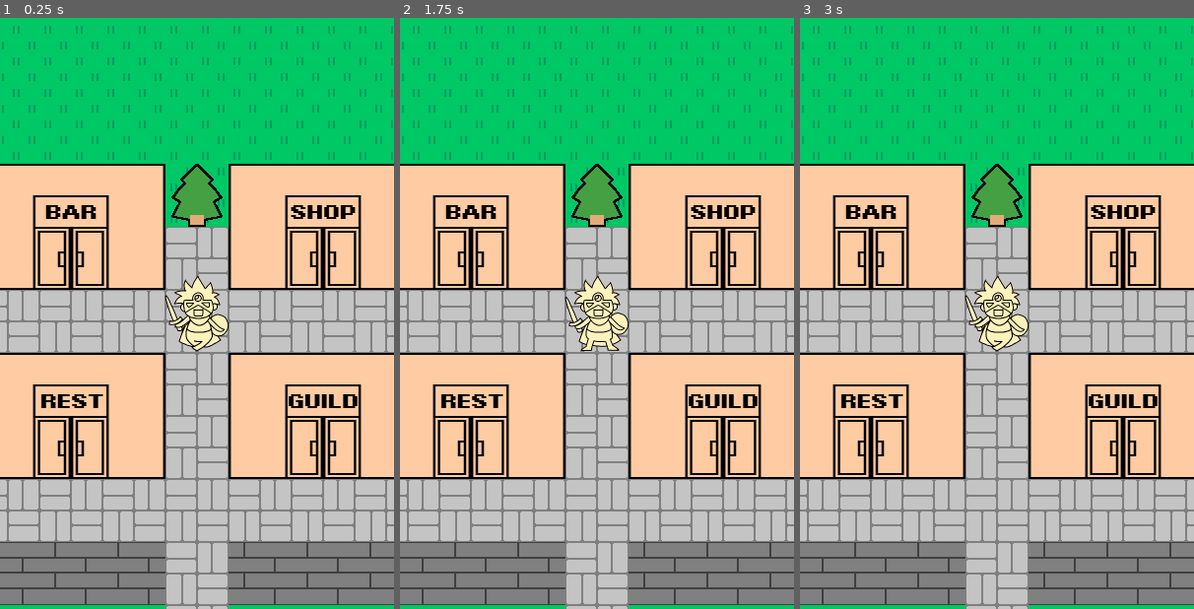
Above: before the commit, frames 1-3 (left to right).
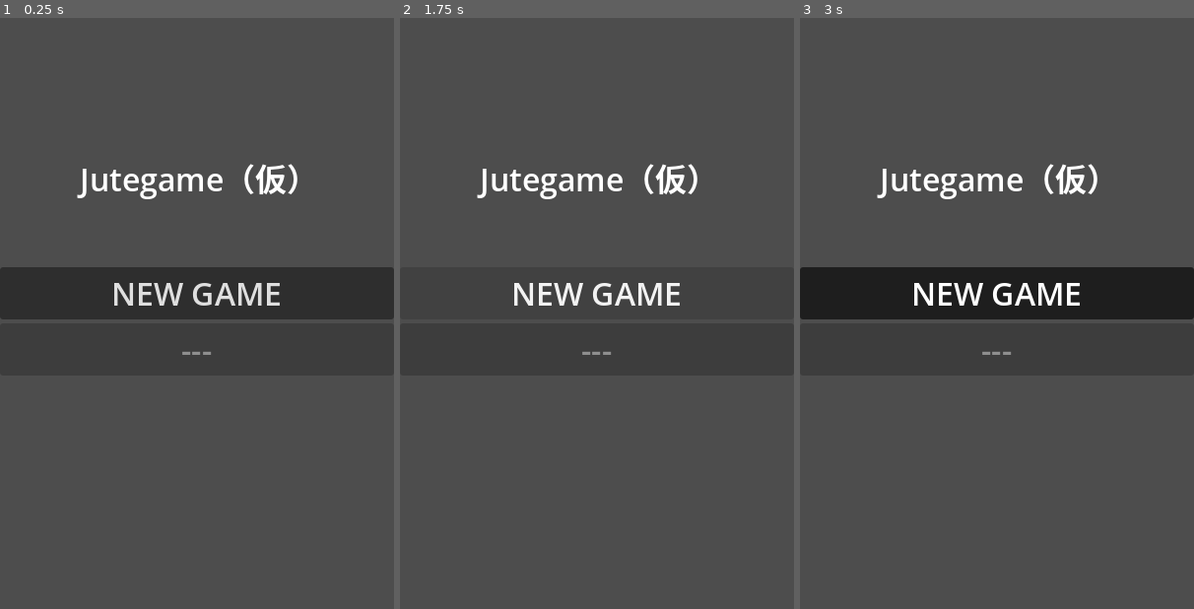
Above: after the commit, the same moments.

Repository: allgorilla/jutegame
Game: Godot game, scene res://scenes/TitleScene.tscn
The game is run twice, just before and just after one commit, with the same random seed, the same clock (stepped at 60 frames per second) and the same inputs. Before the commit the project starts from res://scenes/MainMap.tscn.
Inputs (mouse positions are in pixels of both pictures, inside the frame that each line leads up to):
- Up to frame 1 (0.25 s): no input
- Up to frame 2 (1.75 s): click (597, 295) at 0.5 s, where only the run after the commit has a clickable "NEW GAME"; click (597, 295) at 1.25 s, where only the run after the commit has a clickable "NEW GAME"
- Up to frame 3 (3 s): click (997, 295) at 2 s, where only the run after the commit has a clickable "NEW GAME"; move the mouse to (1083, 283) at 2.77 s; click (1083, 283) at 2.92 s

The runs differ from the first frame. In frame 1, 98% of the frame differs, in the area x 0-100%, y 0-100%; in frame 2, 99%; in frame 3, 98%.

Commit message:
キャラクター登録のテスト

Diff:
--- a/project.godot
+++ b/project.godot
@@ -11,7 +11,7 @@
 [application]
 
 config/name="jutegame"
-run/main_scene="uid://chtjy6nt6ep1"
+run/main_scene="uid://dmh7w3ctr0he7"
 config/features=PackedStringArray("4.6", "GL Compatibility")
 config/icon="res://icon.svg"
 
--- /dev/null
+++ b/scenes/TitleScene.tscn
@@ -0,0 +1,51 @@
+[gd_scene format=3 uid="uid://dmh7w3ctr0he7"]
+
+[ext_resource type="Script" uid="uid://b1n6eb5ku0v2s" path="res://scripts/TitleScene.gd" id="1_lx1li"]
+
+[node name="TitleScene" type="Control" unique_id=1891642211]
+layout_mode = 3
+anchors_preset = 15
+anchor_right = 1.0
+anchor_bottom = 1.0
+grow_horizontal = 2
+grow_vertical = 2
+script = ExtResource("1_lx1li")
+
+[node name="Background" type="TextureRect" parent="." unique_id=768896069]
+layout_mode = 1
+anchors_preset = 15
+anchor_right = 1.0
+anchor_bottom = 1.0
+grow_horizontal = 2
+grow_vertical = 2
+
+[node name="VBoxContainer" type="VBoxContainer" parent="." unique_id=983279286]
+layout_mode = 1
+anchors_preset = 15
+anchor_right = 1.0
+anchor_bottom = 1.0
+offset_top = 253.0
+offset_bottom = -231.0
+grow_horizontal = 2
+grow_vertical = 2
+
+[node name="NewGameButton" type="Button" parent="VBoxContainer" unique_id=511181008]
+layout_mode = 2
+theme_override_font_sizes/font_size = 32
+text = "NEW GAME"
+
+[node name="ContinueButton" type="Button" parent="VBoxContainer" unique_id=686319031]
+layout_mode = 2
+theme_override_font_sizes/font_size = 32
+text = "CONTINUE"
+
+[node name="MessageLabel" type="Label" parent="." unique_id=1068383628]
+layout_mode = 0
+offset_left = 81.0
+offset_top = 138.0
+offset_right = 317.0
+offset_bottom = 186.0
+theme_override_font_sizes/font_size = 32
+text = "Jutegame（仮）"
+
+[connection signal="pressed" from="VBoxContainer/NewGameButton" to="." method="_on_new_game_button_pressed"]
--- a/scripts/NetworkManager.gd
+++ b/scripts/NetworkManager.gd
@@ -1,42 +1,90 @@
+# NetworkManager.gd
 extends Node
 
-# FirebaseのURL（末尾の /players/ までは共通）
-const BASE_URL = "https://jutegame-4ea50-default-rtdb.firebaseio.com/players/"
-
-# 通信用のノードを動的に作成
+const DB_URL = "https://jutegame-4ea50-default-rtdb.firebaseio.com/"
 var http_request: HTTPRequest
 
+# 通信状態を管理
+enum State { IDLE, FETCHING_NEXT_ID, REGISTERING_PLAYER, UPDATING_NEXT_ID }
+var current_state = State.IDLE
+var pending_char_name = ""
+
 func _ready():
-	# HTTPRequestノードを自分自身に追加
 	http_request = HTTPRequest.new()
 	add_child(http_request)
-	# 通信が終わった時に呼ばれる関数を接続
 	http_request.request_completed.connect(_on_request_completed)
 
-# セーブ実行関数（王様のセーブ処理からこれを呼ぶ）
-func save_player_data(char_name: String, cost: int, atk: int, intell: int, pw: String):
-	# URLを組み立て（名前.json にするのがFirebaseのルール）
-	var url = BASE_URL + char_name.uri_encode() + ".json"
+# NEW GAMEから呼ばれる入り口
+func request_new_game(user_name: String):
+	pending_char_name = user_name
+	current_state = State.FETCHING_NEXT_ID
 
-	# 送信するデータを辞書形式で作成
-	var data = {
-		"password": pw,
-		"cost": cost,
-		"atk": atk,
-		"int": intell
-	}
+	# まずは次に使うべきIDを取得しにいく
+	var url = DB_URL + "metadata/next_id.json"
+	http_request.request(url, [], HTTPClient.METHOD_GET)
 
-	var json_data = JSON.stringify(data)
+func _on_request_completed(_result, response_code, _headers, body):
+	if response_code != 200 and response_code != 201:
+		print("通信エラー:", response_code)
+		return
+
+	match current_state:
+		State.FETCHING_NEXT_ID:
+			var next_id = body.get_string_from_utf8().to_int()
+			if next_id == 0: next_id = 1001
+			_register_new_player(next_id)
+
+		State.REGISTERING_PLAYER:
+			print("1. プレイヤー登録完了。次にIDを更新します...")
+			# ここで次のIDを保存している変数を参照して更新処理へ
+			_update_next_id()
+
+		State.UPDATING_NEXT_ID:
+			print("★2. 全ての登録＆ID更新が完了しました！")
+			current_state = State.IDLE
+
+func _update_next_id():
+	current_state = State.UPDATING_NEXT_ID
+
+	# ローカルファイルから現在のIDを読み取る
+	var file = FileAccess.open("user://save_data.json", FileAccess.READ)
+	var json = JSON.parse_string(file.get_as_text())
+	var next_val = int(json["my_id"]) + 1
+
+	var url = DB_URL + "metadata/next_id.json"
+
+	# 【重要】JSON.stringify() を使って、確実に「数値」としてシリアライズする
+	var json_data = JSON.stringify(next_val)
+
+	# ヘッダーにContent-Typeを指定（念のため）
 	var headers = ["Content-Type: application/json"]
 
-	print("サーバーへ送信中...: ", char_name)
-	# PUTメソッドでデータを送信（上書き保存）
+	print("サーバーのnext_idを更新中... 値:", next_val)
 	http_request.request(url, headers, HTTPClient.METHOD_PUT, json_data)
 
-# 通信結果の受け取り
-func _on_request_completed(result, response_code, headers, body):
-	if response_code == 200:
-		print("★サーバー保存に成功しました！")
-	else:
-		var response = body.get_string_from_utf8()
-		print("エラー発生！ コード:", response_code, " 内容:", response)
+# 実際にIDを割り当てて登録する内部関数
+func _register_new_player(new_id: int):
+	current_state = State.REGISTERING_PLAYER
+
+	# 1. プレイヤーデータの保存
+	var player_url = DB_URL + "players/" + str(new_id) + ".json"
+	var player_data = {
+		"name": pending_char_name,
+		"atk": 10, "int": 10, "cost": 0 # 初期ステータス
+	}
+	http_request.request(player_url, [], HTTPClient.METHOD_PUT, JSON.stringify(player_data))
+
+	# 2. 次のIDを更新（本来は別々に送るか、Firebaseの特殊命令を使います）
+	var next_id_url = DB_URL + "metadata/next_id.json"
+	var next_id_req = HTTPRequest.new() # 重複を避けるため別のノードで送信
+	add_child(next_id_req)
+	next_id_req.request(next_id_url, [], HTTPClient.METHOD_PUT, str(new_id + 1))
+
+	# 3. ローカルにIDを保存
+	_save_id_locally(new_id)
+
+func _save_id_locally(my_id: int):
+	var file = FileAccess.open("user://save_data.json", FileAccess.WRITE)
+	var data = {"my_id": my_id}
+	file.store_string(JSON.stringify(data))
+	file.close()
--- /dev/null
+++ b/scripts/TitleScene.gd
@@ -0,0 +1,22 @@
+# TitleScene.gd
+extends Control
+
+@onready var continue_button = $VBoxContainer/ContinueButton
+
+const SAVE_PATH = "user://save_data.json"
+
+func _ready():
+	# 起動時にセーブファイルの有無を確認
+	if FileAccess.file_exists(SAVE_PATH):
+		continue_button.disabled = false
+		continue_button.text = "CONTINUE"
+	else:
+		# ファイルがなければCONTINUEを押せなくする
+		continue_button.disabled = true
+		continue_button.text = "---"
+
+# TitleScene.gd 内
+func _on_new_game_button_pressed():
+	# 本来はここで名前入力フォームを出しますが、まずはテスト用に固定名で
+	var test_name = "勇者" + str(randi() % 100)
+	NetworkManager.request_new_game(test_name)
Not shown, added: scripts/TitleScene.gd.uid
